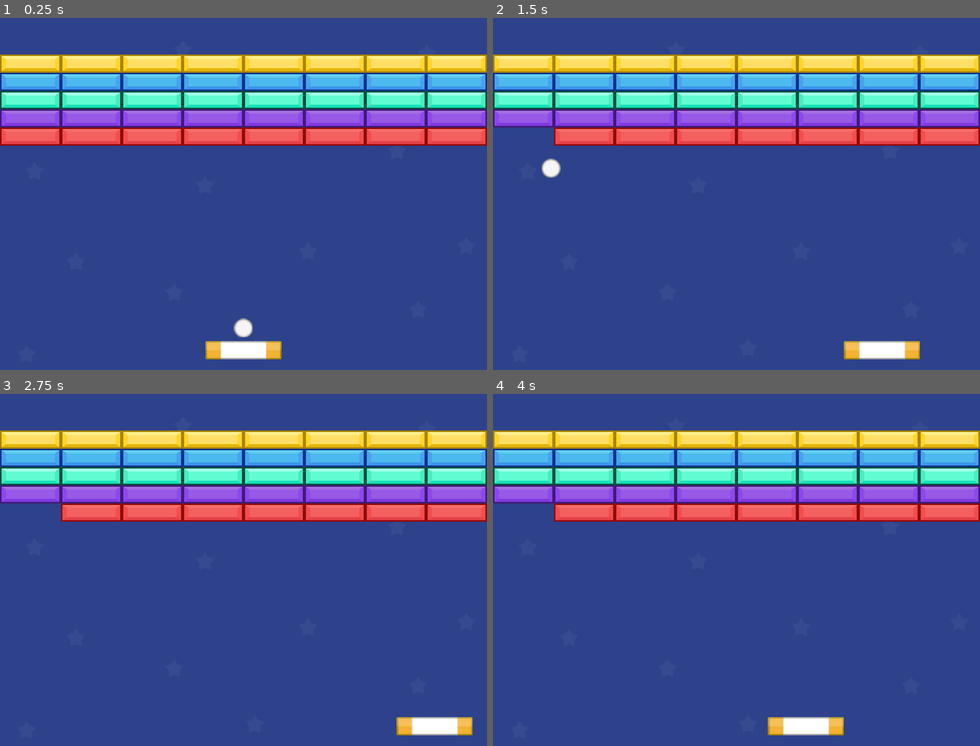
Above: before the commit, frames 1-4 (two rows, left to right).
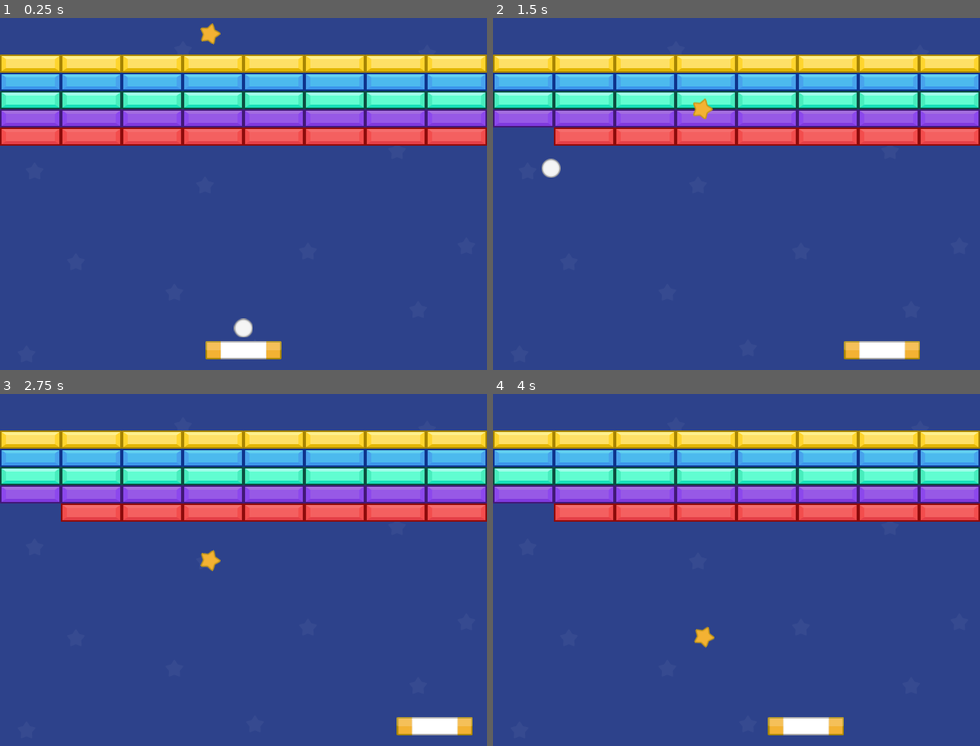
Above: after the commit, the same moments.

Repository: apprafael/arknoid
Game: Godot game, scene res://Scenes/level_1.tscn
The game is run twice, just before and just after one commit, with the same random seed, the same clock (stepped at 60 frames per second) and the same inputs.
Inputs:
- Up to frame 1 (0.25 s): no input
- Up to frame 2 (1.5 s): tap Enter (ui_accept) at 0.5, 0.77 s; hold Right (ui_right) 0.53-1.28 s; hold Left (ui_left) from 1.28 s (still down)
- Up to frame 3 (2.75 s): tap Enter (ui_accept) at 1.52 s; release Left (ui_left) at 2.03 s; hold Right (ui_right) from 2.03 s (still down)
- Up to frame 4 (4 s): tap Enter (ui_accept) at 3.02, 3.77 s; release Right (ui_right) at 3.53 s; hold Left (ui_left) from 3.53 s (still down)

The runs differ from the first frame. In frame 1, 0.2% of the frame differs, in the area x 41-46%, y 1-8%; in frame 2, 0.2%, in the area x 41-46%, y 22-29%; in frame 3, 0.2%; in frame 4, 0.2%.

Commit message:
create bullets

Diff:
--- a/Scenes/ball.tscn
+++ b/Scenes/ball.tscn
@@ -18,3 +18,7 @@
 [node name="CollisionShape2D" type="CollisionShape2D" parent="."]
 position = Vector2(0, -0.5)
 shape = SubResource("RectangleShape2D_iwme6")
+
+[node name="PowerupSpawnTimer" type="Timer" parent="."]
+wait_time = 15.0
+one_shot = true
--- /dev/null
+++ b/Scenes/bullet.tscn
@@ -0,0 +1,20 @@
+[gd_scene load_steps=4 format=3 uid="uid://bt5rguufx4kqy"]
+
+[ext_resource type="Script" path="res://bullet.gd" id="1_nlwyj"]
+[ext_resource type="Texture2D" uid="uid://cbeelfnm3xw2k" path="res://Sprites/Shot.png" id="2_mffiu"]
+
+[sub_resource type="CircleShape2D" id="CircleShape2D_7n4ll"]
+
+[node name="Bullet" type="Area2D"]
+position = Vector2(317, 415)
+collision_layer = 16
+collision_mask = 4
+script = ExtResource("1_nlwyj")
+
+[node name="Sprite2D" type="Sprite2D" parent="."]
+texture = ExtResource("2_mffiu")
+
+[node name="CollisionShape2D" type="CollisionShape2D" parent="."]
+shape = SubResource("CircleShape2D_7n4ll")
+
+[connection signal="body_entered" from="." to="." method="_on_body_entered"]
--- a/Scenes/character.tscn
+++ /dev/null
@@ -1,16 +0,0 @@
-[gd_scene load_steps=3 format=3 uid="uid://fb6i2cwkem7q"]
-
-[ext_resource type="Texture2D" uid="uid://bv73rkikuae7n" path="res://Sprites/Player.png" id="1_nf23t"]
-
-[sub_resource type="RectangleShape2D" id="RectangleShape2D_0vwk5"]
-size = Vector2(99, 24)
-
-[node name="Player" type="CharacterBody2D"]
-position = Vector2(320, 398)
-collision_mask = 42
-
-[node name="Sprite2D" type="Sprite2D" parent="."]
-texture = ExtResource("1_nf23t")
-
-[node name="CollisionShape2D" type="CollisionShape2D" parent="."]
-shape = SubResource("RectangleShape2D_0vwk5")
--- a/Scenes/environment.tscn
+++ b/Scenes/environment.tscn
@@ -1,7 +1,8 @@
-[gd_scene load_steps=6 format=3 uid="uid://caxp46vei8bne"]
+[gd_scene load_steps=7 format=3 uid="uid://caxp46vei8bne"]
 
 [ext_resource type="Texture2D" uid="uid://yerjahql4k5n" path="res://Sprites/Background.png" id="1_d1fyt"]
-[ext_resource type="Script" path="res://Scenes/environment.gd" id="1_jir7d"]
+[ext_resource type="Script" path="res://Scripts/environment.gd" id="1_jir7d"]
+[ext_resource type="PackedScene" uid="uid://bjls5qrytekkl" path="res://Scenes/power_up.tscn" id="3_y84t5"]
 
 [sub_resource type="RectangleShape2D" id="RectangleShape2D_bqs7v"]
 size = Vector2(20, 481)
@@ -59,5 +60,7 @@
 wait_time = 3.0
 one_shot = true
 
+[node name="PowerUP" parent="TimerReset" instance=ExtResource("3_y84t5")]
+
 [connection signal="body_entered" from="DeathZone" to="." method="_on_death_zone_body_entered"]
 [connection signal="timeout" from="TimerReset" to="." method="_on_timer_reset_timeout"]
--- a/Scenes/level_1.tscn
+++ b/Scenes/level_1.tscn
@@ -1,7 +1,7 @@
 [gd_scene load_steps=11 format=3 uid="uid://cwph852upvovn"]
 
 [ext_resource type="PackedScene" uid="uid://caxp46vei8bne" path="res://Scenes/environment.tscn" id="1_vqmxk"]
-[ext_resource type="PackedScene" uid="uid://fb6i2cwkem7q" path="res://Scenes/character.tscn" id="2_4xsru"]
+[ext_resource type="PackedScene" uid="uid://fb6i2cwkem7q" path="res://Scenes/player.tscn" id="2_4xsru"]
 [ext_resource type="PackedScene" uid="uid://cc141cqmwlg8c" path="res://Scenes/ball.tscn" id="3_eycgw"]
 [ext_resource type="Script" path="res://Scripts/player.gd" id="3_kb0ly"]
 [ext_resource type="PackedScene" uid="uid://cm4xx8ydf3wqm" path="res://Scenes/block.tscn" id="4_ukkly"]
--- /dev/null
+++ b/Scenes/player.tscn
@@ -0,0 +1,24 @@
+[gd_scene load_steps=4 format=3 uid="uid://fb6i2cwkem7q"]
+
+[ext_resource type="Script" path="res://Scripts/player.gd" id="1_tt4t0"]
+[ext_resource type="Texture2D" uid="uid://bv73rkikuae7n" path="res://Sprites/Player.png" id="2_lvkqu"]
+
+[sub_resource type="RectangleShape2D" id="RectangleShape2D_0vwk5"]
+size = Vector2(99, 24)
+
+[node name="Player" type="CharacterBody2D"]
+position = Vector2(320, 398)
+collision_mask = 42
+script = ExtResource("1_tt4t0")
+
+[node name="Sprite2D" type="Sprite2D" parent="."]
+texture = ExtResource("2_lvkqu")
+
+[node name="CollisionShape2D" type="CollisionShape2D" parent="."]
+shape = SubResource("RectangleShape2D_0vwk5")
+
+[node name="SpawnBullet" type="Timer" parent="."]
+wait_time = 0.5
+one_shot = true
+
+[connection signal="timeout" from="SpawnBullet" to="." method="_on_spawn_bullet_timeout"]
--- a/Scripts/GameManager.gd
+++ b/Scripts/GameManager.gd
@@ -1,3 +1,5 @@
 extends Node
 
 var started: bool = false
+
+signal on_powerup
--- a/Scripts/PowerUP.gd
+++ b/Scripts/PowerUP.gd
@@ -12,4 +12,5 @@
 	if collision != null:
 		var collision_object = collision.get_collider()
 		if "Player" in collision_object.name:
+			GameManager.on_powerup.emit()
 			queue_free()
--- a/Scripts/ball.gd
+++ b/Scripts/ball.gd
@@ -3,8 +3,8 @@
 @export var y_speed = -250.0
 @export var angle = [250,-250]
 @export var drop_probability = 0.2
-@export var item_scene = preload("res://Scenes/power_up.tscn")
-
+@onready var powerup_spawn_timer: Timer = $PowerupSpawnTimer
+const item_scene = preload("res://Scenes/power_up.tscn")
 
 func _physics_process(delta: float) -> void:
 	if Input.is_action_just_pressed("ui_accept") and !GameManager.started:
@@ -24,7 +24,9 @@
 	velocity = Vector2(angle.pick_random(), y_speed)
 
 func spawnItem(position_item: Vector2):
-	if randf() < drop_probability:
-		var item = item_scene.instantiate()
-		item.position = position_item
-		get_parent().add_child(item)
+	if powerup_spawn_timer.is_stopped():
+		if randf() < drop_probability:
+			var item = item_scene.instantiate()
+			item.position = position_item
+			get_parent().add_child(item)
+			powerup_spawn_timer.start()
--- a/Scenes/environment.gd
+++ b/Scripts/environment.gd
@@ -15,10 +15,8 @@
 func _on_death_zone_body_entered(body: Node2D) -> void:
 	if body.name == "Ball":
 		time_reset.start()
-	#else:
-		#body.queue_free()
-
-
+	else:
+		body.queue_free()
 
 func _on_timer_reset_timeout() -> void:
 	get_tree().reload_current_scene()
--- a/Scripts/player.gd
+++ b/Scripts/player.gd
@@ -1,6 +1,14 @@
 extends CharacterBody2D
 
 @export var SPEED = 400.0
+@onready var shot_bullet = $SpawnBullet
+var bullet_scene = preload("res://Scenes/bullet.tscn")
+
+var max_bullet = 20
+var bullet_count = 0
+
+func _ready() -> void:
+	GameManager.on_powerup.connect(spawn_bullet)
 
 func _physics_process(delta: float) -> void:
 	var direction := Input.get_axis("ui_left", "ui_right")
@@ -11,3 +19,23 @@
 		velocity.x = move_toward(velocity.x, 0, SPEED)
 
 	move_and_collide(velocity*delta)
+
+func spawn_bullet():
+	var left_shoot_instance = bullet_scene.instantiate()
+	get_parent().add_child(left_shoot_instance)
+	left_shoot_instance.global_position.x = global_position.x - 35
+	left_shoot_instance.global_position.y = global_position.y - 20
+
+	var right_shoot_instance = bullet_scene.instantiate()
+	get_parent().add_child(right_shoot_instance)
+	right_shoot_instance.global_position.x = global_position.x + 35
+	right_shoot_instance.global_position.y = global_position.y - 20
+
+	if bullet_count < max_bullet:
+		shot_bullet.start()
+		bullet_count += 1
+	else:
+		bullet_count = 0
+
+func _on_spawn_bullet_timeout() -> void:
+		spawn_bullet()
--- /dev/null
+++ b/bullet.gd
@@ -0,0 +1,11 @@
+extends Area2D
+
+@export var speed = 100
+
+func _physics_process(delta: float) -> void:
+	global_position.y -= speed*delta
+
+
+func _on_body_entered(body: Node2D) -> void:
+	body.queue_free()
+	queue_free()
